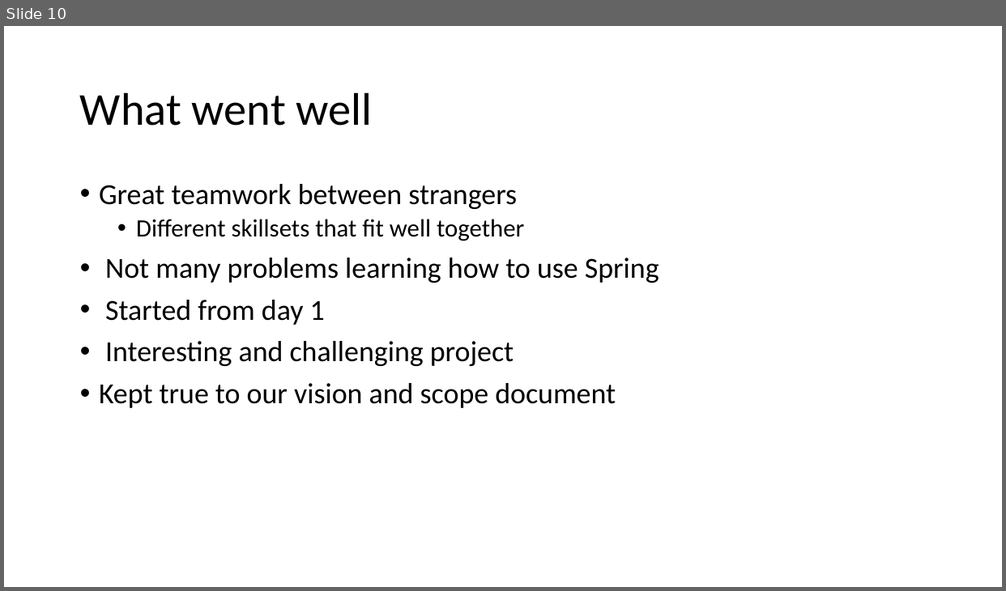
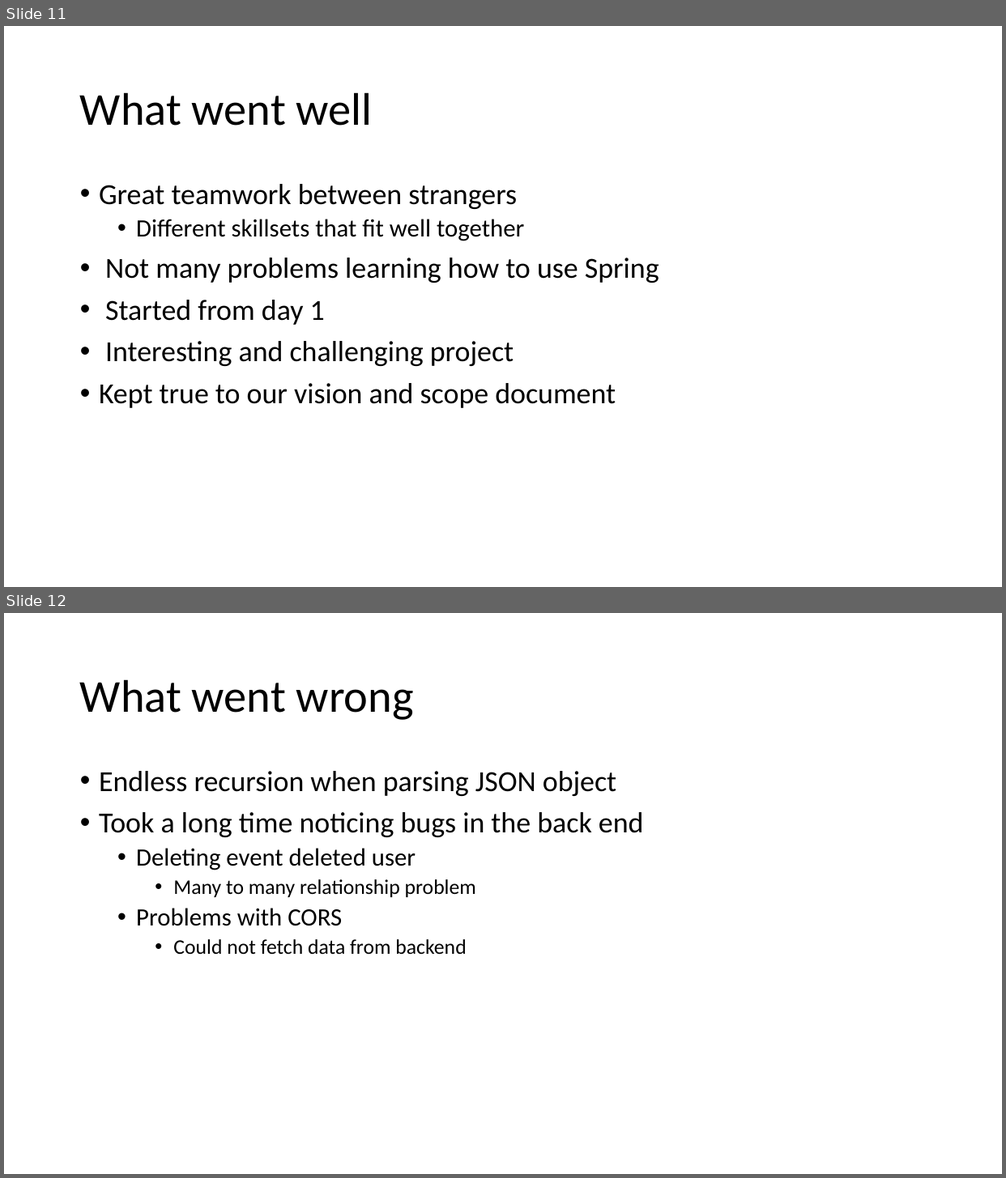
Before and after one commit to Jonrunar95/Calendar-HBV501, a slide deck: Presentation.pptx. Shown one above the other, each under a label of ours: slide 10 before the commit, slides 11 and 12 after it. The pictures are 1006x591 and 1006x1178 pixels, drawn with LibreOffice and Linux fonts; fonts in the diff are those of the drawing. Boxes give left, top, right and bottom in pixels: in the first picture for what was removed or moved away, otherwise in the second. Text is boxed around its words. In the diff, an @@ line names an element or a change of style, - is before the commit and + after.

```diff
--- a/Presentation.pptx
+++ b/Presentation.pptx
@@ slide 12 added at (4, 613, 1002, 1174), background #FFFFFF @@
@@ title added at (80, 679, 414, 720), 44 pt, text #000000 @@
+What went wrong
@@ text added at (99, 771, 644, 955), 28 pt, text #000000 @@
+• Endless recursion when parsing JSON object
+• Took a long time noticing bugs in the back end
+  • Deleting event deleted user
+    • Many to many relationship problem
+  • Problems with CORS
+    • Could not fetch data from backend
@@ what was slide 10 is now slide 11 @@
```
Also in this commit, not shown: 3 slides changed, 1 other slide added.
